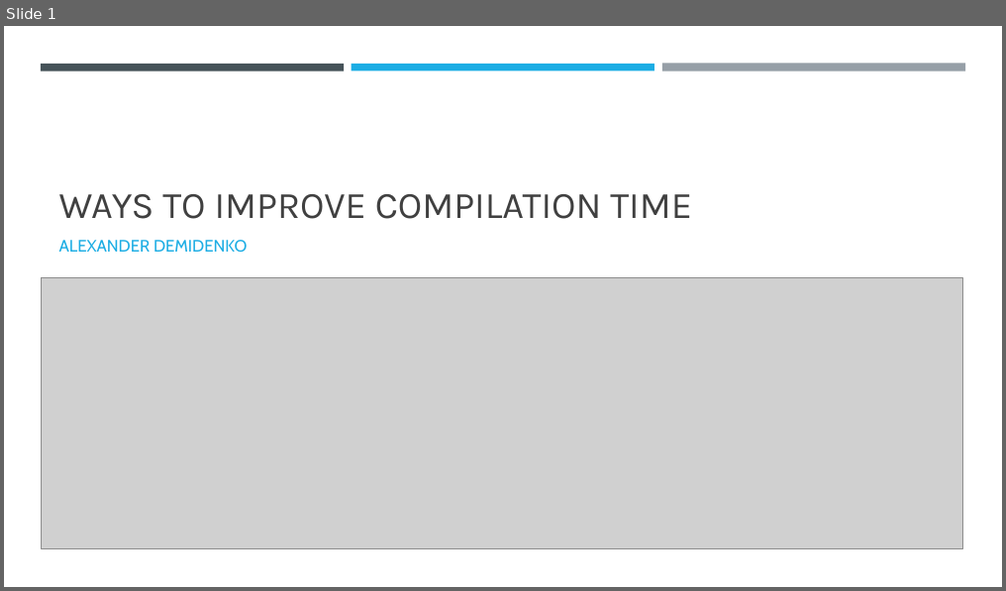
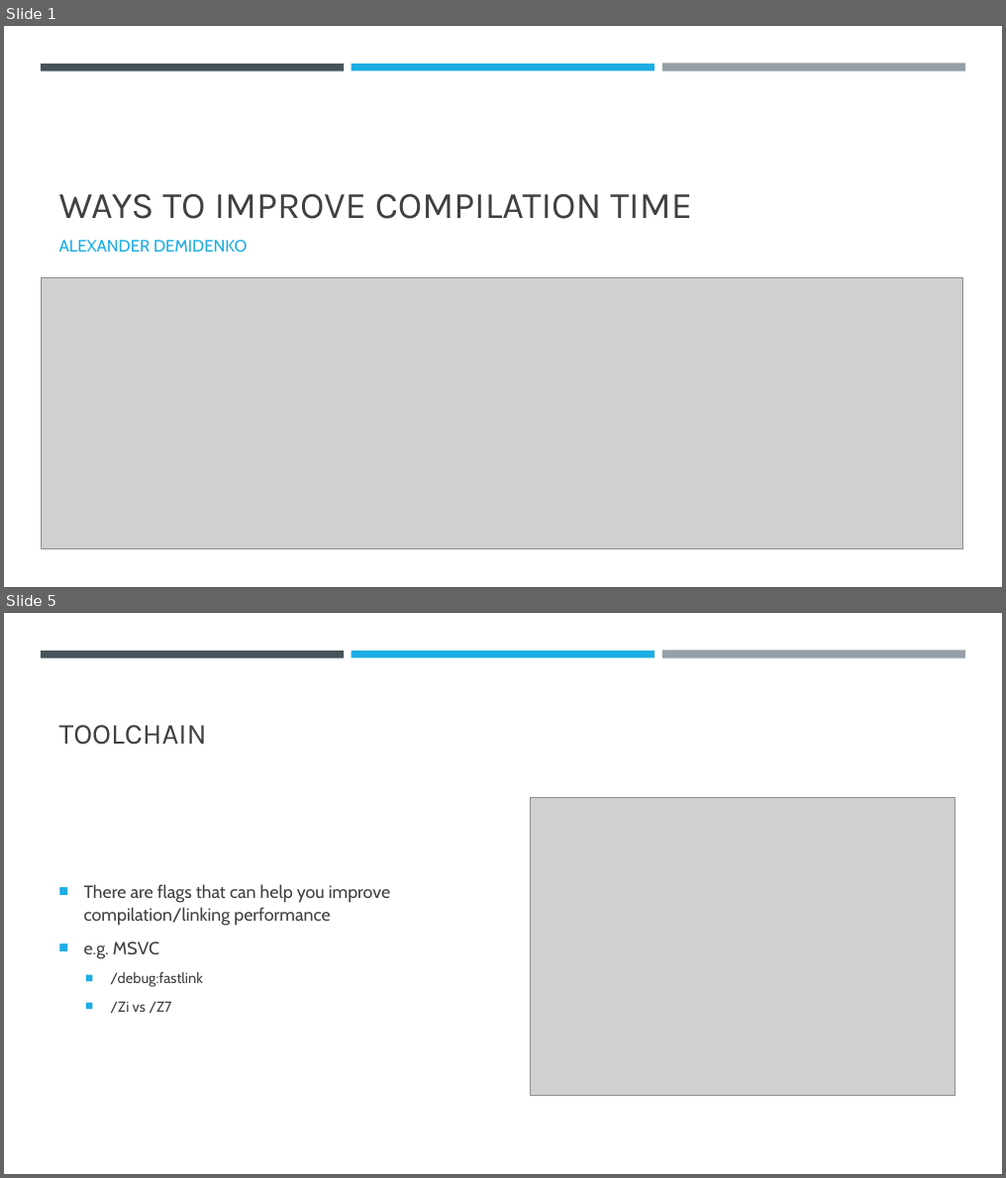
Before and after one commit to xseven/presentations, a slide deck: speed-and-refactor/Ways-to-improve-Compilation-time.pptx. Shown one above the other, each under a label of ours: slide 1 before the commit, slides 1 and 5 after it; the slides between them are not shown. The pictures are 1006x591 and 1006x1178 pixels, drawn with LibreOffice and Linux fonts; fonts in the diff are those of the drawing; grey boxes stand for pictures. Boxes give left, top, right and bottom in pixels: in the first picture for what was removed or moved away, otherwise in the second. Text is boxed around its words. In the diff, an @@ line names an element or a change of style, - is before the commit and + after.

```diff
--- a/speed-and-refactor/Ways-to-improve-Compilation-time.pptx
+++ b/speed-and-refactor/Ways-to-improve-Compilation-time.pptx
@@ slide 5 added at <box>4,613,1002,1174</box>, background #FFFFFF @@
@@ rectangle added at <box>41,651,344,658</box>, fill #465359 @@
@@ rectangle added at <box>351,651,654,658</box>, fill #1CADE4 @@
@@ rectangle added at <box>662,651,965,659</box>, fill #969FA7 @@
@@ title added at <box>59,725,207,745</box>, 28 pt, text #404040 @@
+TOOLCHAIN
@@ picture added at <box>531,798,954,1095</box> @@
@@ text added at <box>84,884,390,1014</box>, 17 pt, text #404040 @@
+■ There are flags that can help you improve compilation/linking performance
+■ e.g. MSVC
+  ■ /debug:fastlink
+  ■ /Zi vs /Z7
```
Also in this commit, not shown: 4 slides changed, 5 other slides added.
